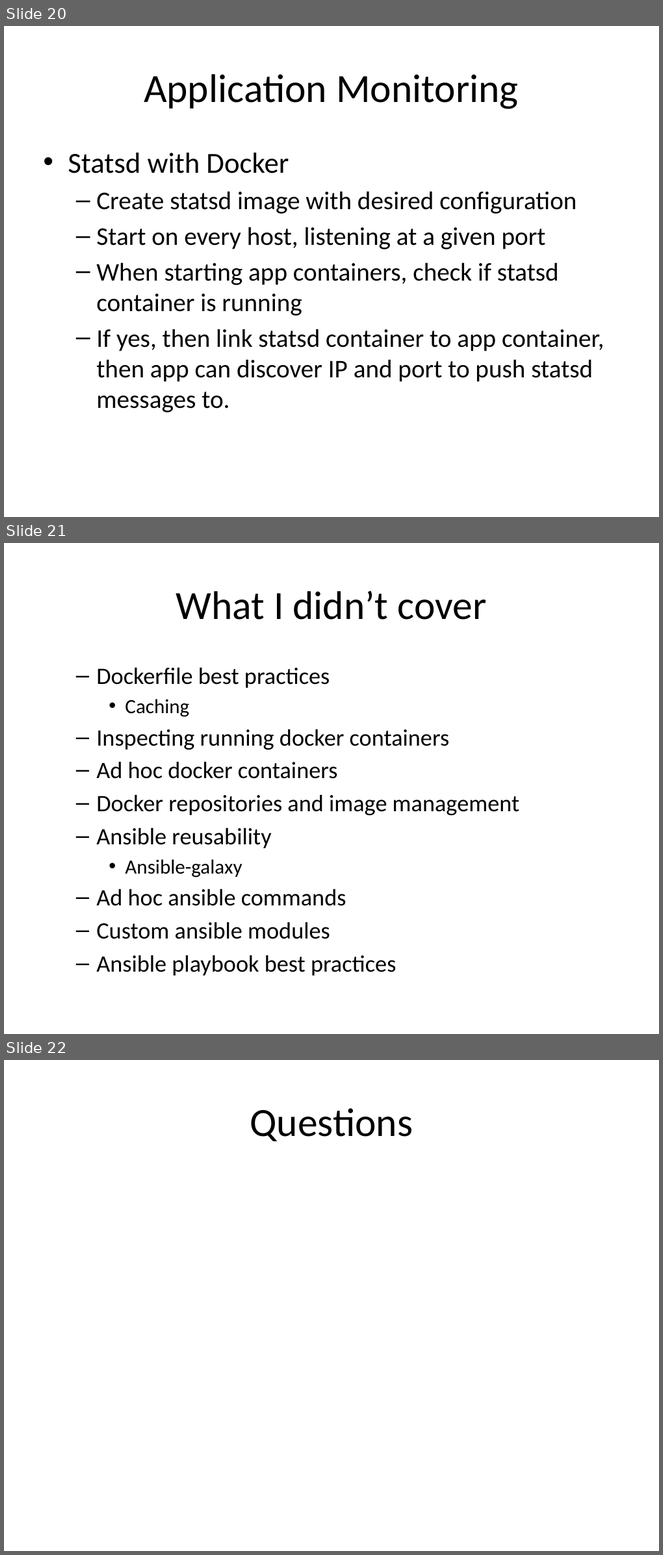
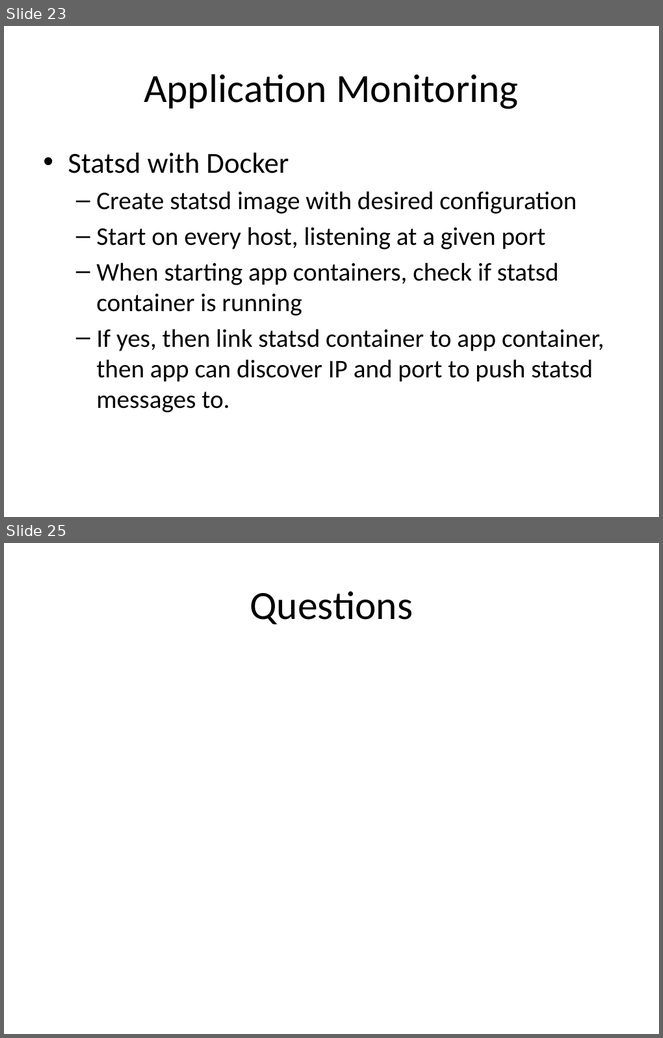
Before and after one commit to AndrewSwerlick/docker-talk, a slide deck: slides.pptx. Shown one above the other, each under a label of ours: slides 20, 21 and 22 before the commit, slides 23 and 25 after it; the slides between them are not shown. The pictures are 663x1555 and 663x1038 pixels, drawn with LibreOffice and Linux fonts; fonts in the diff are those of the drawing. Boxes give left, top, right and bottom in pixels: in the first picture for what was removed or moved away, otherwise in the second. Text is boxed around its words. In the diff, an @@ line names an element or a change of style, - is before the commit and + after.

Commit message:
adding better conclusion and better explanation of docker networking during the overview

```diff
--- a/slides.pptx
+++ b/slides.pptx
@@ slide 21 removed at [4, 543, 659, 1034], background #FFFFFF @@
@@ title removed at [176, 591, 486, 620] @@
-What I didn’t cover
@@ text removed at [96, 667, 519, 976] @@
-  – Dockerfile best practices
-    • Caching
-  – Inspecting running docker containers
-  – Ad hoc docker containers
-  – Docker repositories and image management
-  – Ansible reusability
-    • Ansible-galaxy
-  – Ad hoc ansible commands
-  – Custom ansible modules
-  – Ansible playbook best practices
@@ what was slide 20 is now slide 23 @@
@@ what was slide 22 is now slide 25 @@
```
Also in this commit, not shown: 8 slides changed, 4 slides added.
